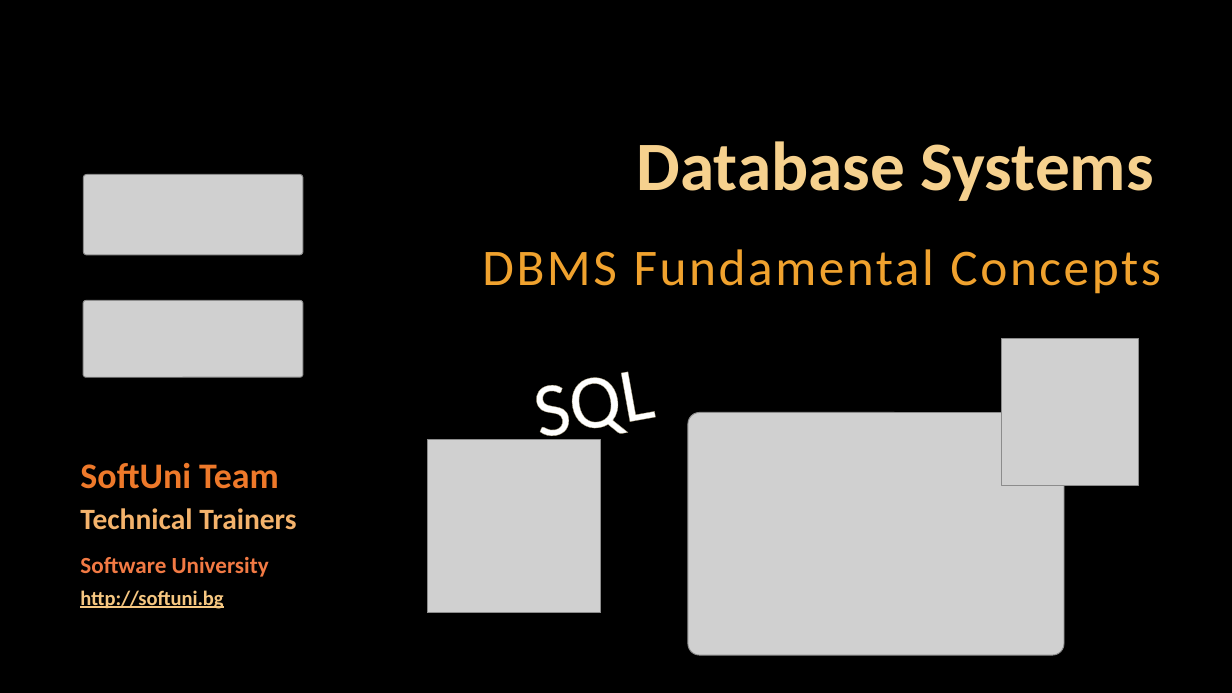
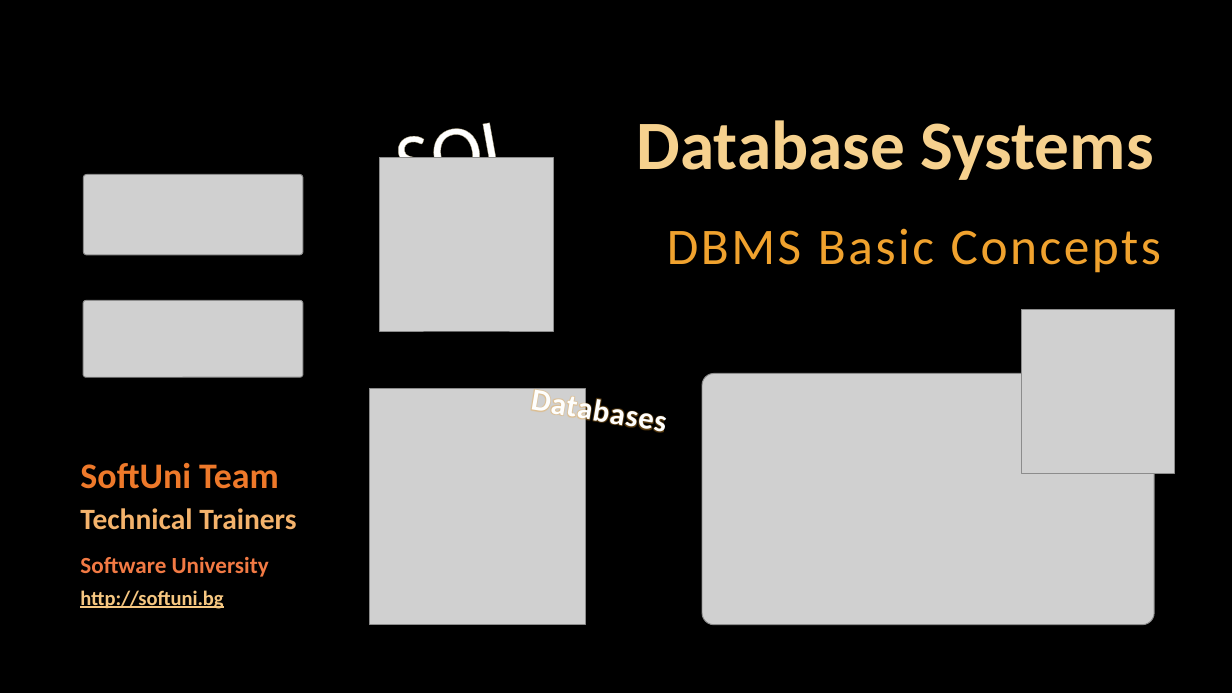
Before and after one commit to TeodorPenev/SoftUni, a slide deck: slide 1 of Advanced Level - Back-end/Databases/Presentation/1. Database-Systems-Overview.pptx. Drawn at 1232x693 pixels with LibreOffice and Linux fonts; fonts in the diff are those of the drawing; grey boxes stand for pictures; background and template pictures are left out. Boxes give left, top, right and bottom in pixels: in the first picture for what was removed or moved away, otherwise in the second. Text is boxed around its words. In the diff, an @@ line names an element or a change of style, - is before the commit and + after.

```diff
--- a/Advanced Level - Back-end/Databases/Presentation/1. Database-Systems-Overview.pptx
+++ b/Advanced Level - Back-end/Databases/Presentation/1. Database-Systems-Overview.pptx
@@ text "SQL" rewrapped from (x1=539, y1=371, x2=657, y2=455) to (x1=401, y1=110, x2=519, y2=158) @@
@@ title "Database Systems" moved from (x1=637, y1=141, x2=1154, y2=201) to (x1=637, y1=120, x2=1154, y2=180) @@
@@ picture moved from (x1=427, y1=440, x2=601, y2=614) to (x1=380, y1=158, x2=554, y2=332) @@
@@ subtitle at (x1=667, y1=228, x2=1161, y2=273): text changed @@
-DBMS Fundamental Concepts
+DBMS Basic Concepts
@@ picture resized from (x1=1002, y1=338, x2=1139, y2=485) to (x1=1021, y1=310, x2=1174, y2=474) @@
@@ picture added at (x1=370, y1=388, x2=585, y2=625) @@
@@ text added at (x1=518, y1=379, x2=681, y2=446), 24 pt, text #FEFEFE, bold @@
+Databases
@@ picture resized from (x1=688, y1=412, x2=1064, y2=655) to (x1=702, y1=373, x2=1154, y2=625) @@
```
Also in this commit, not shown: 29 other slides changed, 8 other files.
